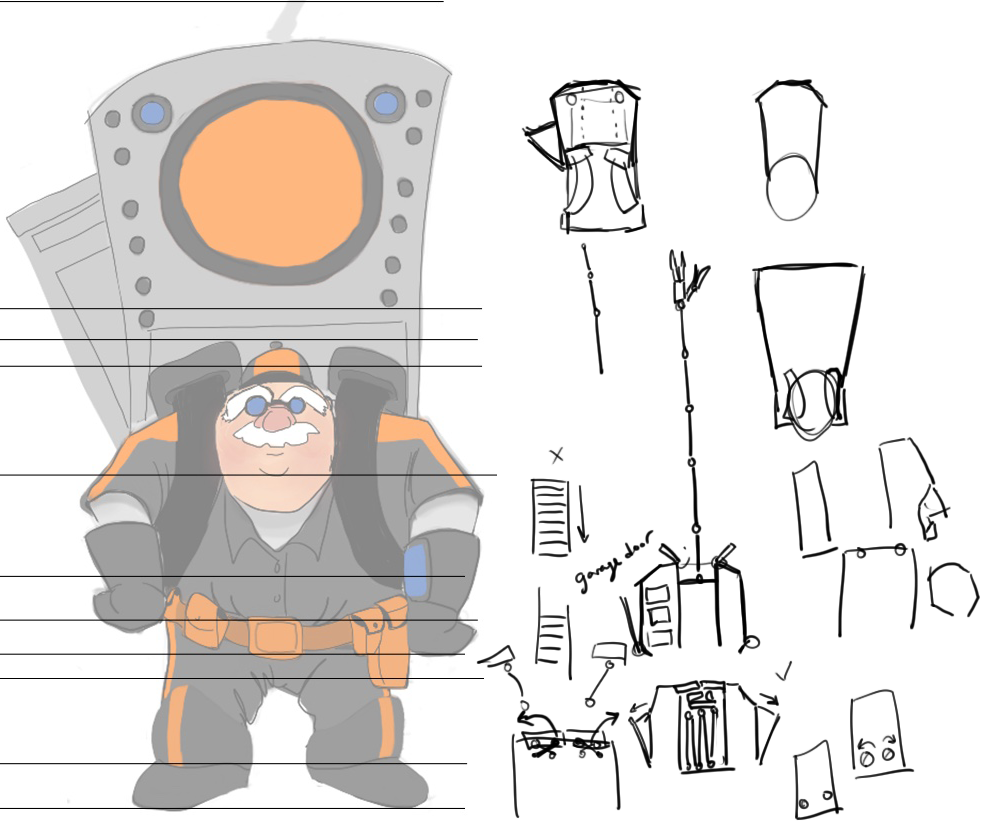
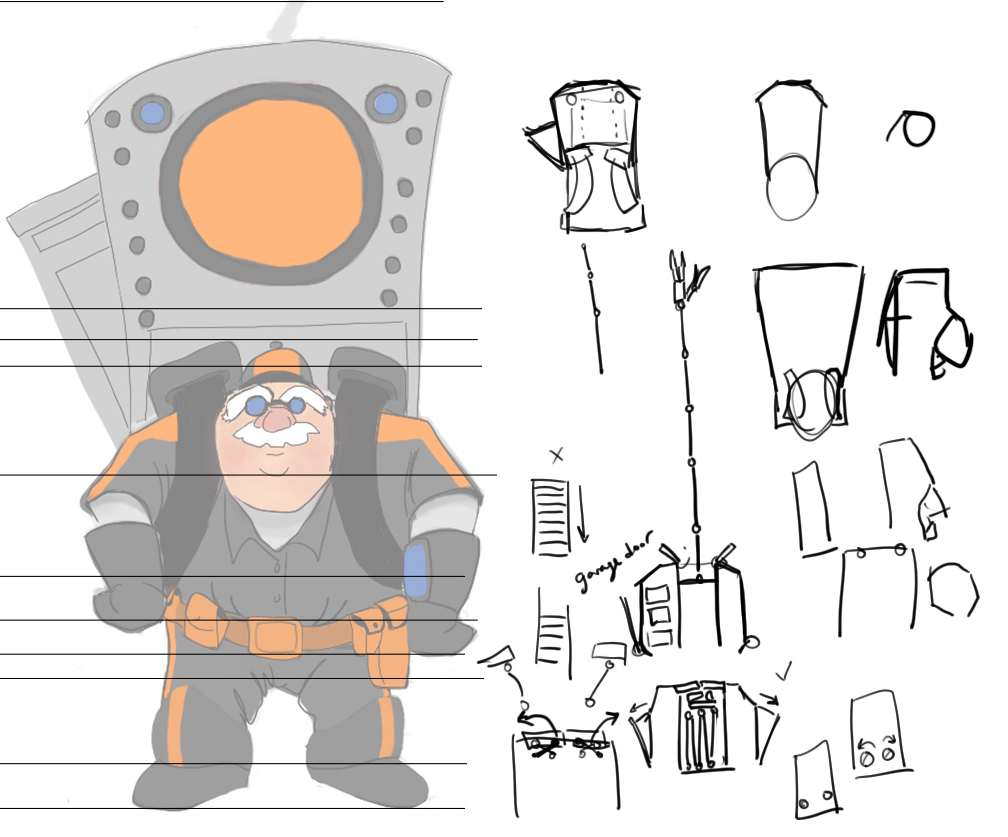
The second 1008x837 image is a revision of the first. Changes to its layers:
painted on "Layer 0" over left=875, top=110, right=975, bottom=381
